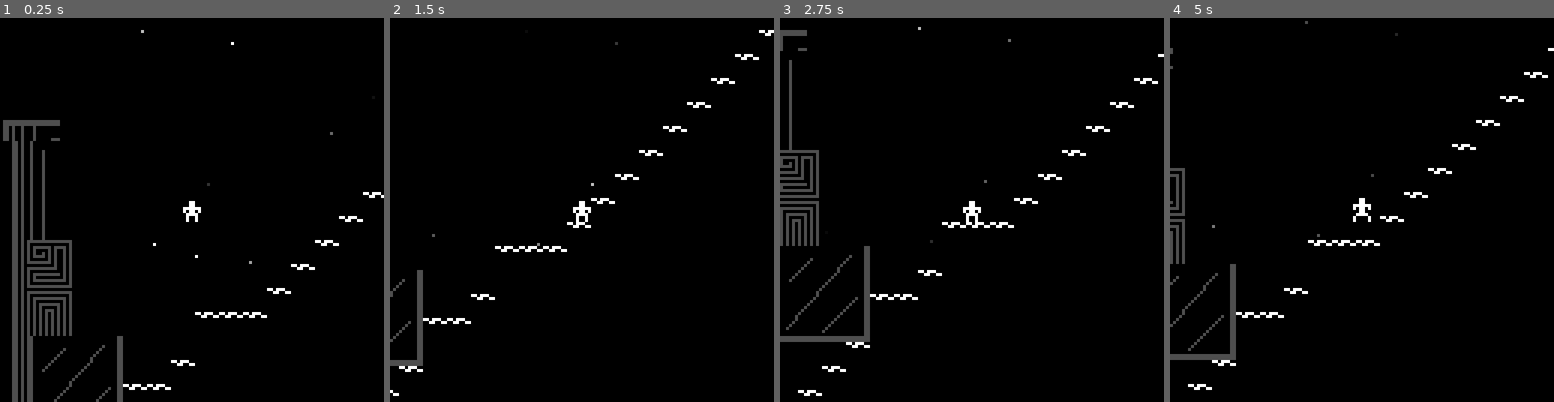
Above: before the commit, frames 1-4 (left to right).
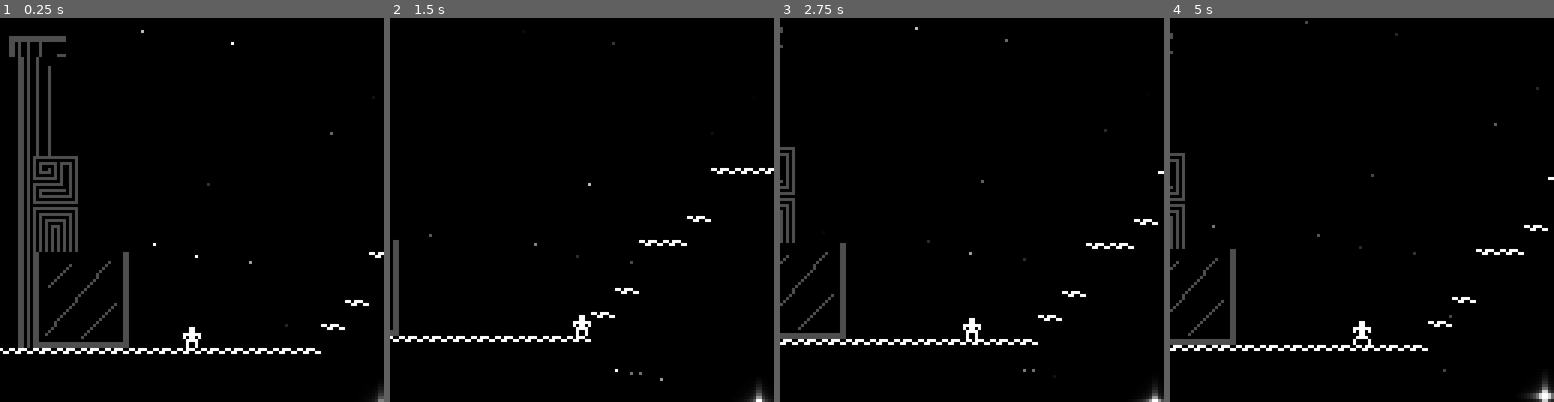
Above: after the commit, the same moments.

Repository: guillesc05/godot-minigame
Game: Godot game, scene res://scenes/scene.tscn
The game is run twice, just before and just after one commit, with the same random seed, the same clock (stepped at 60 frames per second) and the same inputs.
Inputs (mouse positions are in pixels of both pictures, inside the frame that each line leads up to):
- Up to frame 1 (0.25 s): no input
- Up to frame 2 (1.5 s): move the mouse to (666, 190) at 0.52 s; hold D (movement-right) from 0.53 s (still down); click (666, 190) at 0.6 s; tap Space (movement-jump) at 0.77 s; move the mouse to (505, 229) at 1.27 s; click (505, 229) at 1.35 s
- Up to frame 3 (2.75 s): tap Space (movement-jump) at 1.52 s; move the mouse to (1010, 125) at 2.02 s; release D (movement-right) at 2.03 s; hold A (movement-left) from 2.03 s (still down); click (1010, 125) at 2.1 s
- Up to frame 4 (5 s): move the mouse to (1342, 286) at 2.77 s; release A (movement-left) at 2.78 s; hold D (movement-right) 2.78-4.28 s; click (1342, 286) at 2.85 s; tap Space (movement-jump) at 3.02, 3.77, 4.52 s; move the mouse to (1477, 267) at 3.52 s; click (1477, 267) at 3.6 s; move the mouse to (1246, 152) at 4.27 s; hold A (movement-left) from 4.28 s (still down); click (1246, 152) at 4.35 s

The runs differ from the first frame. In frame 1, 9.6% of the frame differs, in the area x 0-100%, y 4-100%; in frame 2, 3.2%; in frame 3, 5.2%; in frame 4, 3.7%.

Commit message:
mountain relic

Diff:
--- a/minigame/project.godot
+++ b/minigame/project.godot
@@ -14,6 +14,7 @@
 run/main_scene="uid://dridn07fcbu4h"
 run/print_header=false
 config/features=PackedStringArray("4.4", "Forward Plus")
+run/max_fps=50
 config/icon="res://assets/icon.svg"
 
 [display]
--- /dev/null
+++ b/minigame/scenes/mountain_relic.tscn
@@ -0,0 +1,41 @@
+[gd_scene load_steps=5 format=3 uid="uid://bxhxf2kr6dr08"]
+
+[ext_resource type="Shader" uid="uid://bihbrl4ae00if" path="res://shaders/distortion.gdshader" id="1_bicjv"]
+[ext_resource type="Texture2D" uid="uid://x3xcoumvk0ch" path="res://assets/ore.png" id="1_goa4q"]
+
+[sub_resource type="RectangleShape2D" id="RectangleShape2D_fdfe1"]
+size = Vector2(8, 8)
+
+[sub_resource type="ShaderMaterial" id="ShaderMaterial_hgy7g"]
+shader = ExtResource("1_bicjv")
+shader_parameter/interval = 1.0
+shader_parameter/timeDelay = 0.0
+shader_parameter/intensityX = 1.49
+shader_parameter/intensityY = 1.13
+shader_parameter/seed = 42.0
+shader_parameter/color = Color(0.027451, 1, 1, 1)
+
+[node name="mountain_relic" type="RigidBody2D"]
+
+[node name="CollisionShape2D" type="CollisionShape2D" parent="."]
+shape = SubResource("RectangleShape2D_fdfe1")
+
+[node name="Sprite2D" type="Sprite2D" parent="."]
+material = SubResource("ShaderMaterial_hgy7g")
+texture = ExtResource("1_goa4q")
+
+[node name="CPUParticles2D" type="CPUParticles2D" parent="."]
+z_index = -1
+amount = 40
+lifetime = 2.0
+speed_scale = 2.15
+explosiveness = 1.0
+lifetime_randomness = 0.42
+direction = Vector2(1, 1.86)
+spread = 136.15
+gravity = Vector2(0, 0)
+initial_velocity_min = 0.1
+initial_velocity_max = 20.0
+color = Color(0, 0.697197, 0.697231, 1)
+hue_variation_min = -1.0
+hue_variation_max = 1.0
--- a/minigame/scenes/scene.tscn
+++ b/minigame/scenes/scene.tscn
@@ -1,24 +1,28 @@
-[gd_scene load_steps=6 format=3 uid="uid://dridn07fcbu4h"]
+[gd_scene load_steps=7 format=3 uid="uid://dridn07fcbu4h"]
 
 [ext_resource type="PackedScene" uid="uid://cmpqm776yspdo" path="res://scenes/player.tscn" id="1_ulcgi"]
 [ext_resource type="PackedScene" uid="uid://htquxikymh1q" path="res://scenes/sky_canvas.tscn" id="3_5fb3c"]
 [ext_resource type="PackedScene" uid="uid://6touh2dqy0il" path="res://scenes/tilemap.tscn" id="3_3253y"]
 [ext_resource type="Script" uid="uid://b6ejlhxuwg644" path="res://scripts/camera_2d.gd" id="5_m7jmp"]
+[ext_resource type="PackedScene" uid="uid://bxhxf2kr6dr08" path="res://scenes/mountain_relic.tscn" id="6_ruw3y"]
 [ext_resource type="Script" uid="uid://b703acpckr47w" path="res://scripts/scene_info.gd" id="6_t7and"]
 
 [node name="Scene" type="Node2D"]
 
 [node name="Player" parent="." instance=ExtResource("1_ulcgi")]
-position = Vector2(47, -118.36)
+position = Vector2(47, 0)
 
 [node name="tilemap" parent="." instance=ExtResource("3_3253y")]
 
 [node name="CanvasLayer" parent="." instance=ExtResource("3_5fb3c")]
 
 [node name="Camera2D" type="Camera2D" parent="."]
-position = Vector2(64, -60)
+position = Vector2(64, -48)
 script = ExtResource("5_m7jmp")
 
 [node name="scene_info" type="Node2D" parent="."]
 position = Vector2(0, -180)
 script = ExtResource("6_t7and")
+
+[node name="mountain_relic" parent="." instance=ExtResource("6_ruw3y")]
+position = Vector2(557, -795)
--- a/minigame/scenes/tilemap.tscn
+++ b/minigame/scenes/tilemap.tscn
@@ -52,5 +52,5 @@
 
 [node name="cannon" type="TileMapLayer" parent="."]
 visibility_layer = 524289
-tile_map_data = PackedByteArray(0, 0, 0, 0, 247, 255, 1, 0, 0, 0, 1, 0, 0, 0)
+tile_map_data = PackedByteArray(0, 0, 0, 0, 249, 255, 1, 0, 0, 0, 1, 0, 0, 0)
 tile_set = SubResource("TileSet_fofut")
--- a/minigame/scripts/camera_2d.gd
+++ b/minigame/scripts/camera_2d.gd
@@ -1,6 +1,8 @@
 extends Camera2D
 @onready var player: CharacterBody2D = $"../Player"
 
+var camYOffset = -30
+
 func _process(delta: float) -> void:
 	position.x = player.position.x
-	position.y = player.position.y
+	position.y = lerp(position.y, player.position.y + camYOffset, 0.01)
--- a/minigame/scripts/terrain_generator.gd
+++ b/minigame/scripts/terrain_generator.gd
@@ -3,8 +3,8 @@
 
 
 const MAX_TERRAIN_HEIGHT: int = 120
-const MIN_TERRAIN_HEIGHT: int = 2
 const MOUNTAIN_WIDTH: int = 200
+const CANNON_BASE_WIDTH = 10
 var rng = RandomNumberGenerator.new()
 
 #genera en $ores las posiciones donde se deberian encontrar las menas, crea el objeto en la escena y emite el objeto por signal
@@ -13,6 +13,10 @@
 
 
 func generate_terrain()->void:
+	for k in range(-CANNON_BASE_WIDTH, CANNON_BASE_WIDTH):
+		set_cell(Vector2i(k, 0), 0, Vector2i(1,0))
+		for k2 in 4:
+			set_cell(Vector2i(k, k2+ 1), 0, Vector2i(1,1))
 	var noise = FastNoiseLite.new()
 	noise.frequency = 1
 	var rnd_seed = rng.randi_range(0, 10000)
@@ -20,11 +24,11 @@
 	for i in range(0, MOUNTAIN_WIDTH):
 		var value:float = float(i) / (MOUNTAIN_WIDTH)
 		var rad = lerp(0.0, PI/2, value)
-		var height = round(sin(rad) * MAX_TERRAIN_HEIGHT)
+		var height =round(sin(rad) * MAX_TERRAIN_HEIGHT)
 
-		var heightNoise = round(noise.get_noise_1d(rnd_seed + i) * 2)
+		var heightNoise = round(noise.get_noise_1d(rnd_seed + i) * 1.5)
 		height += heightNoise
 
-		set_cell(Vector2i(i, -height), 0, Vector2i(1,0))
-		for j in height:
-			set_cell(Vector2i(i, -j), 0, Vector2i(1,1))
+		set_cell(Vector2i(i + CANNON_BASE_WIDTH, -height), 0, Vector2i(1,0))
+		for j in (height):
+			set_cell(Vector2i(i + CANNON_BASE_WIDTH, -j), 0, Vector2i(1,1))
Binary file changed: minigame/assets/ore.png
